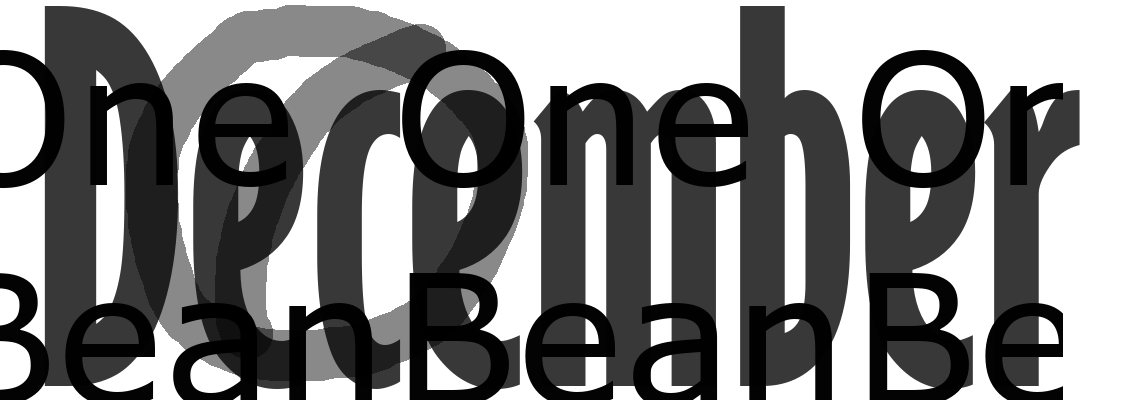
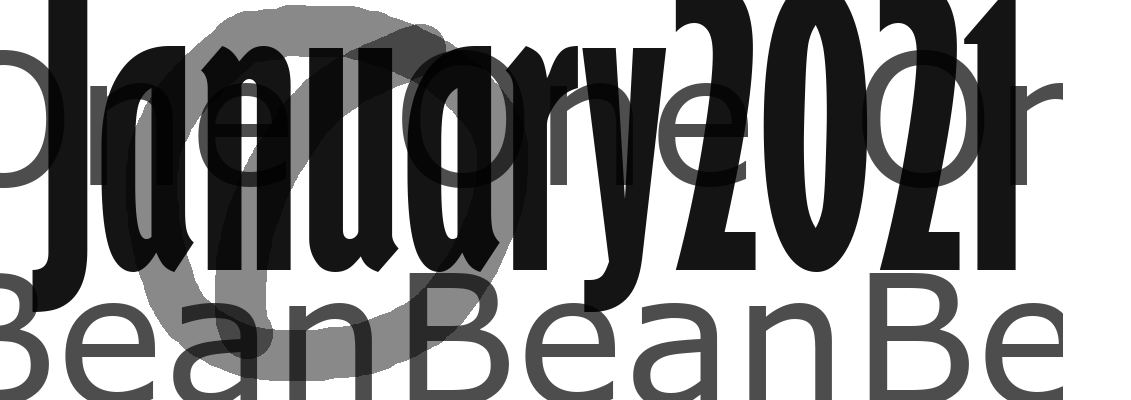
Layer changes from the first w=1131, h=400 image to the second:
renamed "December" to "January2021", opacity 78% → 92%, painted on it over left=32, top=0, right=1080, bottom=389
"One ...": opacity 99% → 70% over left=0, top=50, right=1063, bottom=400
